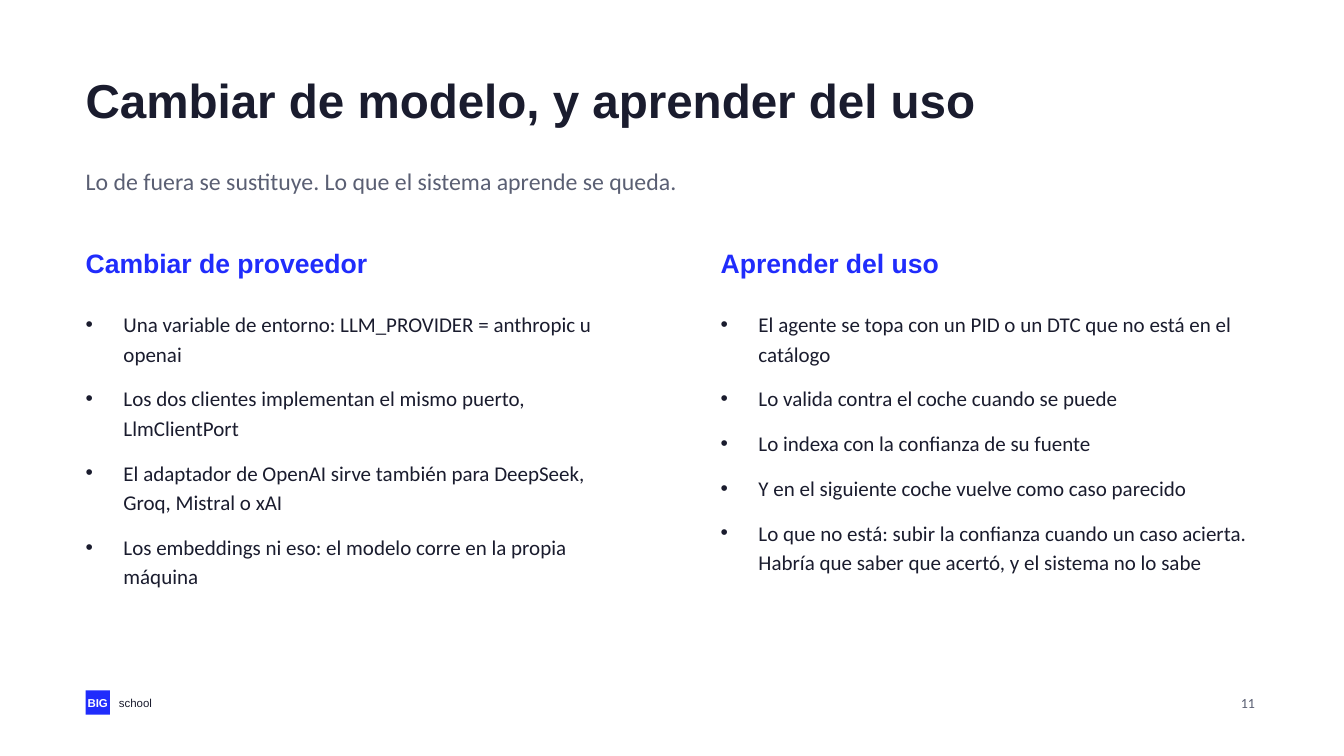
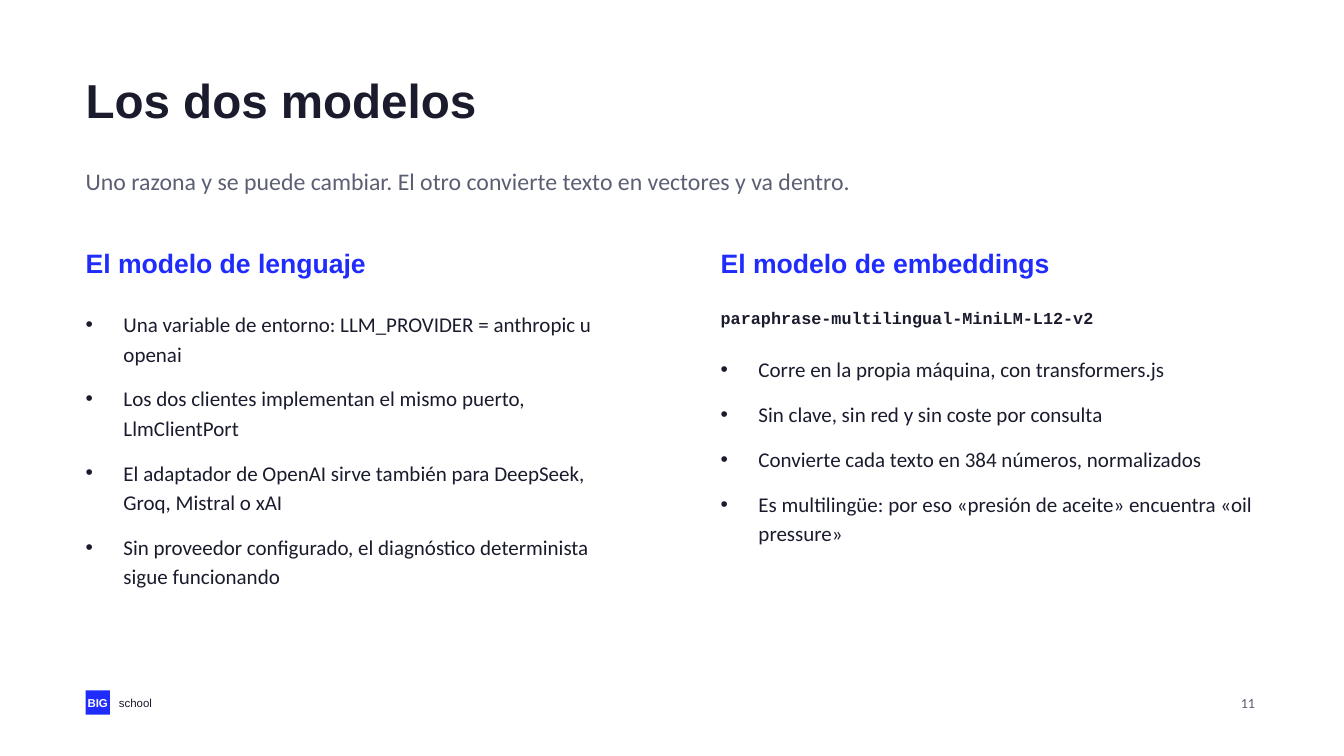
Before and after one commit to NovilloQuinta/intelligent-automotive-diagnostics, a slide deck: slide 11 of docs/presentacion/tfm-intelligent-automotive-diagnostics.pptx. Drawn at 1344x756 pixels with LibreOffice and Linux fonts; fonts in the diff are those of the drawing. Boxes give left, top, right and bottom in pixels: in the first picture for what was removed or moved away, otherwise in the second. Text is boxed around its words. In the diff, an @@ line names an element or a change of style, - is before the commit and + after.

Commit message:
docs(tfm): detallar el modelo de embeddings junto al de lenguaje

```diff
--- a/docs/presentacion/tfm-intelligent-automotive-diagnostics.pptx
+++ b/docs/presentacion/tfm-intelligent-automotive-diagnostics.pptx
@@ text at (86,83,476,119): text changed @@
-Cambiar de modelo, y aprender del uso
+Los dos modelos
@@ text at (86,173,849,194): text changed @@
-Lo de fuera se sustituye. Lo que el sistema aprende se queda.
+Uno razona y se puede cambiar. El otro convierte texto en vectores y va dentro.
@@ text at (86,253,366,278): text changed @@
-Cambiar de proveedor
+El modelo de lenguaje
@@ text at (721,253,1049,278): text changed @@
-Aprender del uso
+El modelo de embeddings
@@ text added at (721,312,1094,328), 12 pt, text #1A1C2E, bold @@
+paraphrase-multilingual-MiniLM-L12-v2
@@ text removed at (758,317,1246,574) @@
-• El agente se topa con un PID o un DTC que no está en el catálogo
-• Lo valida contra el coche cuando se puede
-• Lo indexa con la confianza de su fuente
-• Y en el siguiente coche vuelve como caso parecido
-• Lo que no está: subir la confianza cuando un caso acierta. Habría que saber que acertó, y el sistema no lo sabe
@@ text added at (758,362,1251,545), 15 pt, text #1A1C2E @@
+• Corre en la propia máquina, con transformers.js
+• Sin clave, sin red y sin coste por consulta
+• Convierte cada texto en 384 números, normalizados
+• Es multilingüe: por eso «presión de aceite» encuentra «oil pressure»
@@ text at (123,540,588,588): text changed @@
-• Los embeddings ni eso: el modelo corre en la propia máquina
+• Sin proveedor configurado, el diagnóstico determinista sigue funcionando
```
Also in this commit, not shown: 2 other files.
